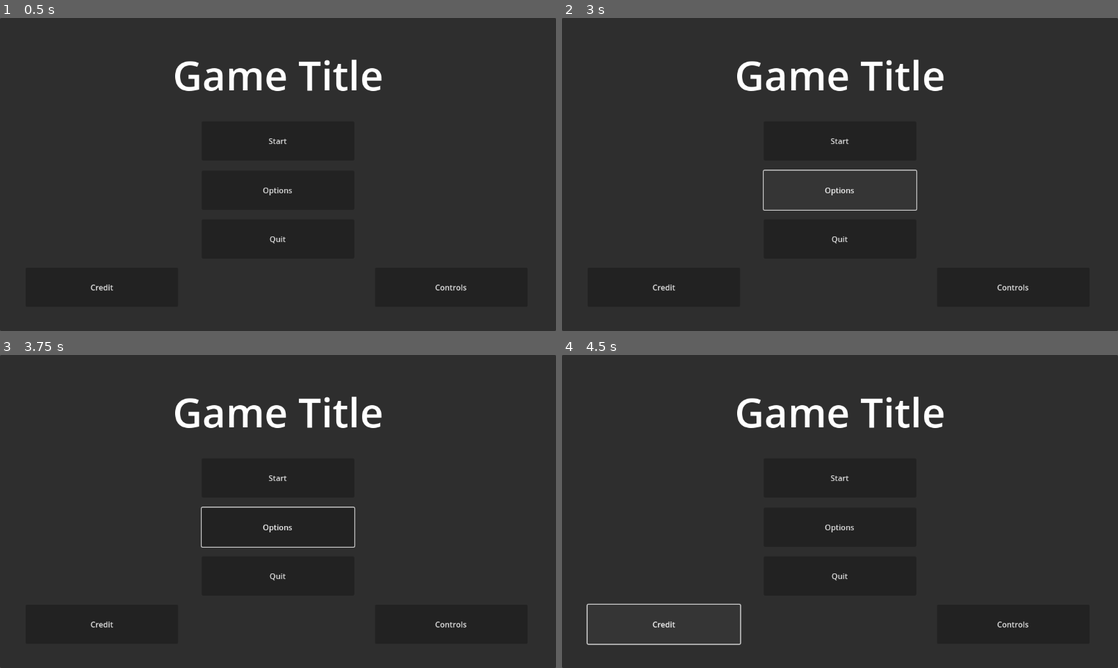
Above: before the commit, frames 1-4 (two rows, left to right).
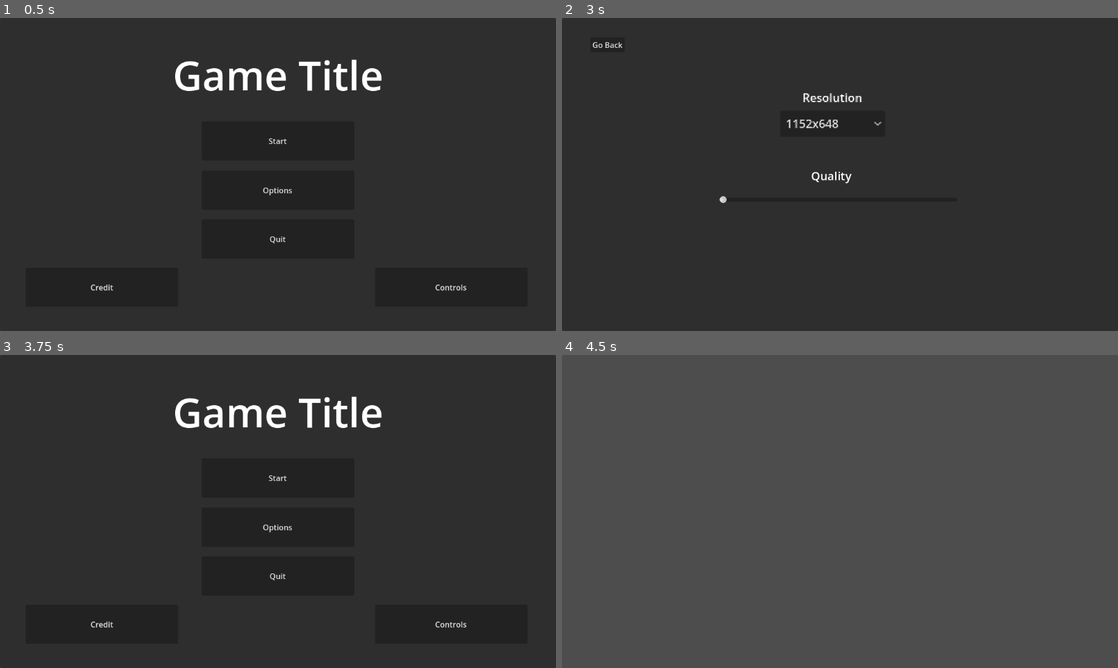
Above: after the commit, the same moments.

Repository: Benjamin-Fever/Global-Game-Jam-2024
Game: Godot game, scene res://start_menu.tscn
The game is run twice, just before and just after one commit, with the same random seed, the same clock (stepped at 60 frames per second) and the same inputs.
Inputs (mouse positions are in pixels of both pictures, inside the frame that each line leads up to):
- Up to frame 1 (0.5 s): no input
- Up to frame 2 (3 s): click "Start" at 0.5 s; click "Start" at 1.25 s; click "Start" at 2 s; click "Options" at 2.75 s
- Up to frame 3 (3.75 s): click (44, 383) at 3.5 s, where only the run after the commit has a clickable "Go Back"
- Up to frame 4 (4.5 s): click "Credit" at 4.25 s

Frame 1 is identical in both runs. In frame 2, 2.4% of the frame differs, in the area x 5-84%, y 7-88%; in frame 3, 0.3%; in frame 4, 96%, in the area x 0-100%, y 0-100%.

Commit message:
SceneChangeButton Script

Diff:
--- /dev/null
+++ b/ScreenChangeButton.gd
@@ -0,0 +1,14 @@
+extends Button
+
+@export var sceneChange : PackedScene
+# Called when the node enters the scene tree for the first time.
+func _ready():
+	pass # Replace with function body.
+
+
+# Called every frame. 'delta' is the elapsed time since the previous frame.
+func _process(delta):
+	pass
+
+func _pressed():
+	get_tree().change_scene_to_packed(sceneChange)
--- a/start_menu.tscn
+++ b/start_menu.tscn
@@ -1,6 +1,71 @@
-[gd_scene load_steps=2 format=3 uid="uid://chwhhfcptmmux"]
+[gd_scene load_steps=9 format=3 uid="uid://chwhhfcptmmux"]
 
 [ext_resource type="Script" path="res://Start Button.gd" id="1_ua34n"]
+[ext_resource type="Script" path="res://ScreenChangeButton.gd" id="2_5gc84"]
+[ext_resource type="PackedScene" uid="uid://b7pybnbsrveqt" path="res://options.tscn" id="3_383ck"]
+[ext_resource type="PackedScene" uid="uid://bb0fieibakdgt" path="res://credits.tscn" id="4_2buyc"]
+[ext_resource type="PackedScene" uid="uid://cg258ppsr85pk" path="res://controls.tscn" id="5_k2b66"]
+
+[sub_resource type="Animation" id="Animation_6lkiv"]
+resource_name = "StartAnimation"
+length = 2.9095
+tracks/0/type = "value"
+tracks/0/imported = false
+tracks/0/enabled = true
+tracks/0/path = NodePath("Start Button:position")
+tracks/0/interp = 1
+tracks/0/loop_wrap = true
+tracks/0/keys = {
+"times": PackedFloat32Array(0, 0.5, 1, 1.5, 2, 2.5),
+"transitions": PackedFloat32Array(1, 1, 1, 1, 1, 1),
+"update": 0,
+"values": [Vector2(417.96, 213.95), Vector2(418, 285), Vector2(449, 324), Vector2(489, 333), Vector2(534, 349), Vector2(578, 357)]
+}
+tracks/1/type = "value"
+tracks/1/imported = false
+tracks/1/enabled = true
+tracks/1/path = NodePath("Start Button:scale")
+tracks/1/interp = 1
+tracks/1/loop_wrap = true
+tracks/1/keys = {
+"times": PackedFloat32Array(0, 1, 1.5, 2, 2.5),
+"transitions": PackedFloat32Array(1, 1, 1, 1, 1),
+"update": 0,
+"values": [Vector2(1, 1), Vector2(0.8, 0.8), Vector2(0.56, 0.56), Vector2(0.21, 0.21), Vector2(0, 0)]
+}
+
+[sub_resource type="Animation" id="Animation_7xmax"]
+length = 0.001
+tracks/0/type = "value"
+tracks/0/imported = false
+tracks/0/enabled = true
+tracks/0/path = NodePath("Start Button:position")
+tracks/0/interp = 1
+tracks/0/loop_wrap = true
+tracks/0/keys = {
+"times": PackedFloat32Array(0),
+"transitions": PackedFloat32Array(1),
+"update": 0,
+"values": [Vector2(417.96, 213.95)]
+}
+tracks/1/type = "value"
+tracks/1/imported = false
+tracks/1/enabled = true
+tracks/1/path = NodePath("Start Button:scale")
+tracks/1/interp = 1
+tracks/1/loop_wrap = true
+tracks/1/keys = {
+"times": PackedFloat32Array(0),
+"transitions": PackedFloat32Array(1),
+"update": 0,
+"values": [Vector2(1, 1)]
+}
+
+[sub_resource type="AnimationLibrary" id="AnimationLibrary_lwuej"]
+_data = {
+"RESET": SubResource("Animation_7xmax"),
+"StartAnimation": SubResource("Animation_6lkiv")
+}
 
 [node name="Start Menu" type="Control"]
 layout_mode = 3
@@ -34,22 +99,6 @@
 theme_override_font_sizes/font_size = 84
 text = "Game Title"
 
-[node name="Start Button" type="Button" parent="."]
-layout_mode = 1
-anchors_preset = 8
-anchor_left = 0.5
-anchor_top = 0.5
-anchor_right = 0.5
-anchor_bottom = 0.5
-offset_left = -158.04
-offset_top = -110.05
-offset_right = 158.04
-offset_bottom = -29.0398
-grow_horizontal = 2
-grow_vertical = 2
-text = "Start"
-script = ExtResource("1_ua34n")
-
 [node name="Options Button" type="Button" parent="."]
 layout_mode = 1
 anchors_preset = 8
@@ -64,6 +113,24 @@
 grow_horizontal = 2
 grow_vertical = 2
 text = "Options"
+script = ExtResource("2_5gc84")
+sceneChange = ExtResource("3_383ck")
+
+[node name="Start Button" type="Button" parent="."]
+layout_mode = 1
+anchors_preset = 8
+anchor_left = 0.5
+anchor_top = 0.5
+anchor_right = 0.5
+anchor_bottom = 0.5
+offset_left = -158.04
+offset_top = -110.05
+offset_right = 158.041
+offset_bottom = -29.0394
+grow_horizontal = 2
+grow_vertical = 2
+text = "Start"
+script = ExtResource("1_ua34n")
 
 [node name="Quit Button" type="Button" parent="."]
 layout_mode = 1
@@ -94,6 +161,8 @@
 grow_horizontal = 2
 grow_vertical = 2
 text = "Credit"
+script = ExtResource("2_5gc84")
+sceneChange = ExtResource("4_2buyc")
 
 [node name="Controls button" type="Button" parent="."]
 layout_mode = 1
@@ -109,3 +178,10 @@
 grow_horizontal = 2
 grow_vertical = 2
 text = "Controls"
+script = ExtResource("2_5gc84")
+sceneChange = ExtResource("5_k2b66")
+
+[node name="AnimationPlayer" type="AnimationPlayer" parent="."]
+libraries = {
+"": SubResource("AnimationLibrary_lwuej")
+}
